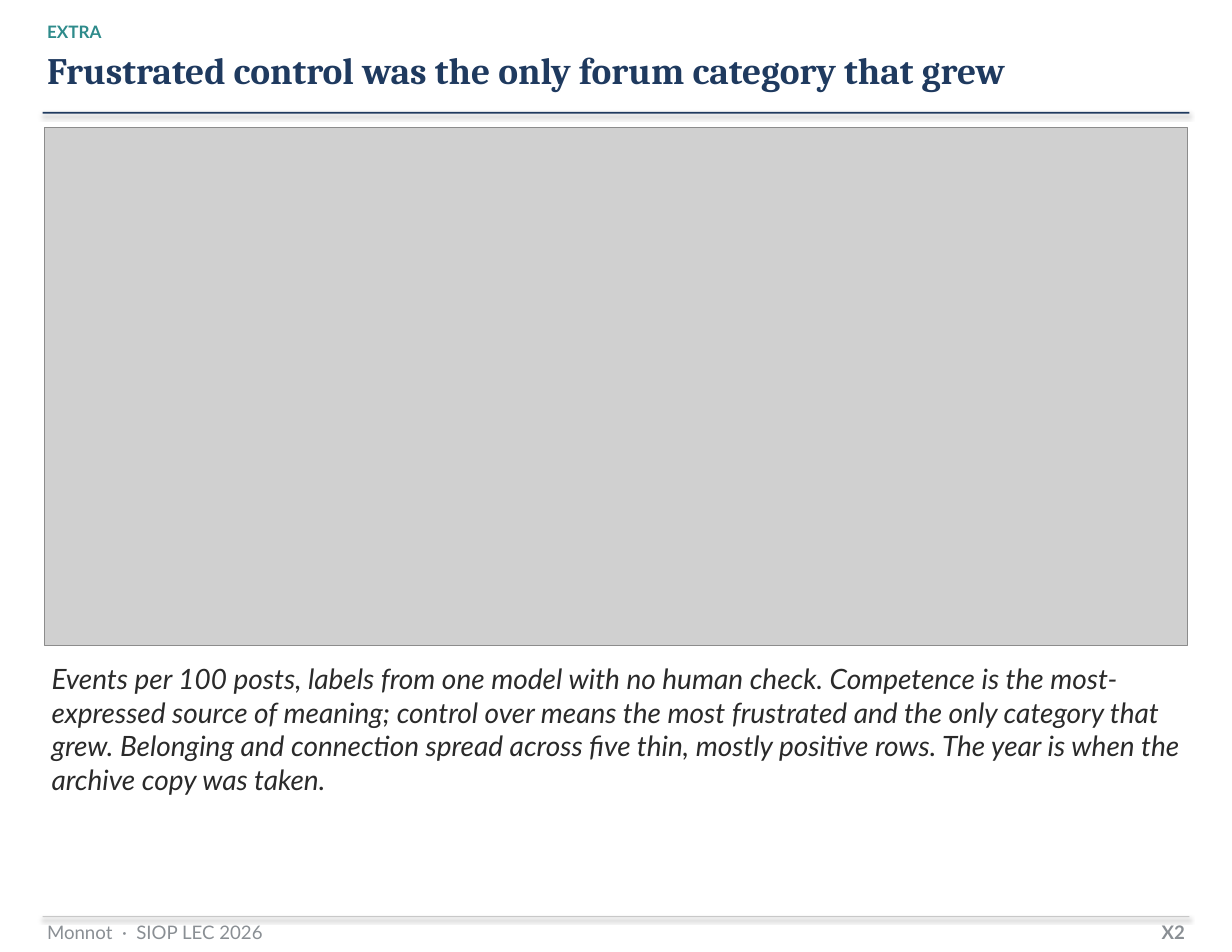
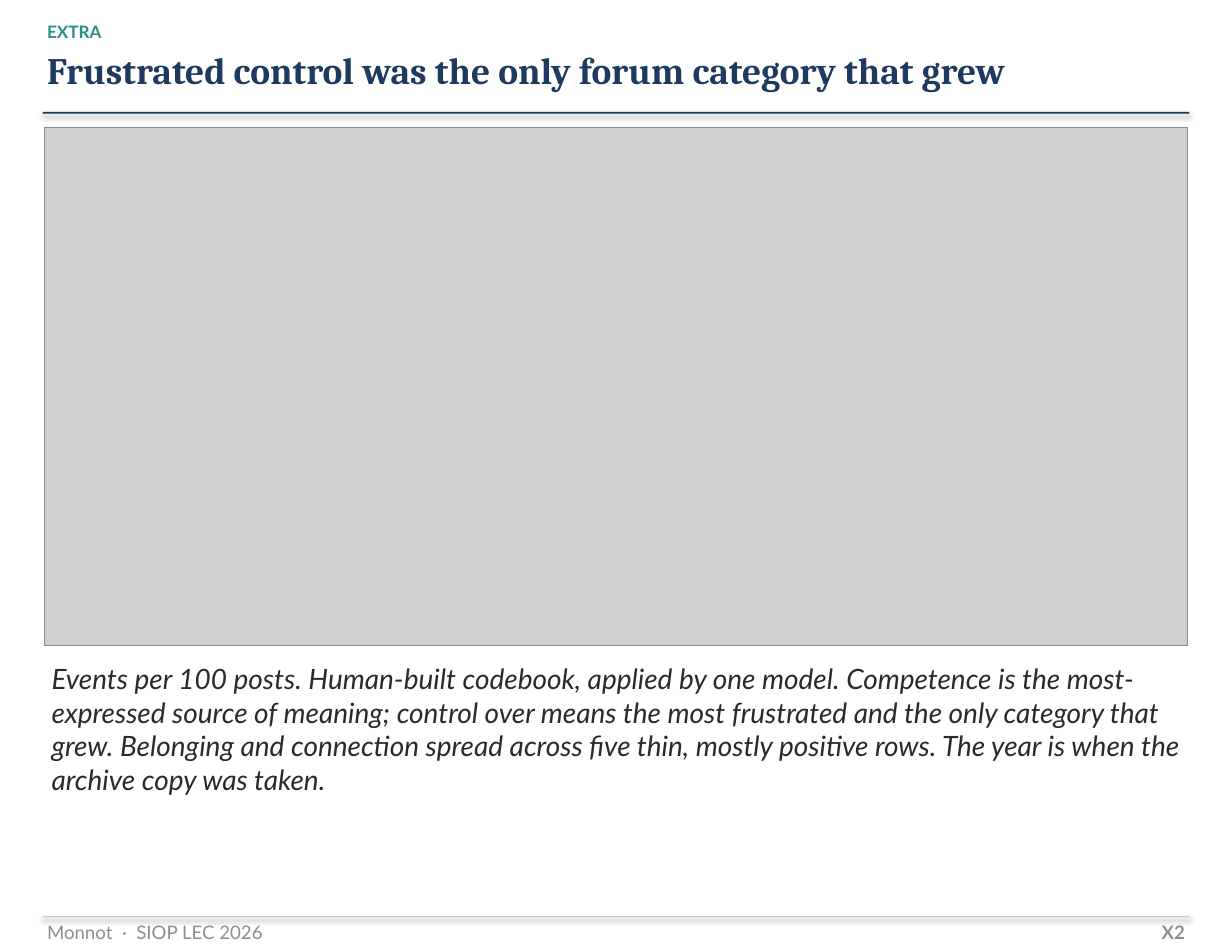
Before and after one commit to mjmonnot/mjmonnot.github.io, a slide deck: slide 18 of lec-2026/assets/Monnot_Poster_v5.pptx. Drawn at 1232x952 pixels with LibreOffice and Linux fonts; fonts in the diff are those of the drawing; grey boxes stand for pictures. Boxes give left, top, right and bottom in pixels: in the first picture for what was removed or moved away, otherwise in the second. Text is boxed around its words. In the diff, an @@ line names an element or a change of style, - is before the commit and + after.

Commit message:
lec-2026: deduplicated forum counts (7,695 posts, 5,429 events), regenerated trend data and Study 2 figures, deck rebuilt

```diff
--- a/lec-2026/assets/Monnot_Poster_v5.pptx
+++ b/lec-2026/assets/Monnot_Poster_v5.pptx
@@ text at box(52, 668, 1179, 795): text changed @@
-Events per 100 posts, labels from one model with no human check. Competence is the most-expressed source of meaning; control over means the most frustrated and the only category that grew. Belonging and connection spread across five thin, mostly positive rows. The year is when the archive copy was taken.
+Events per 100 posts. Human-built codebook, applied by one model. Competence is the most-expressed source of meaning; control over means the most frustrated and the only category that grew. Belonging and connection spread across five thin, mostly positive rows. The year is when the archive copy was taken.
```
Also in this commit, not shown: 4 other slides changed, 8 other files.
